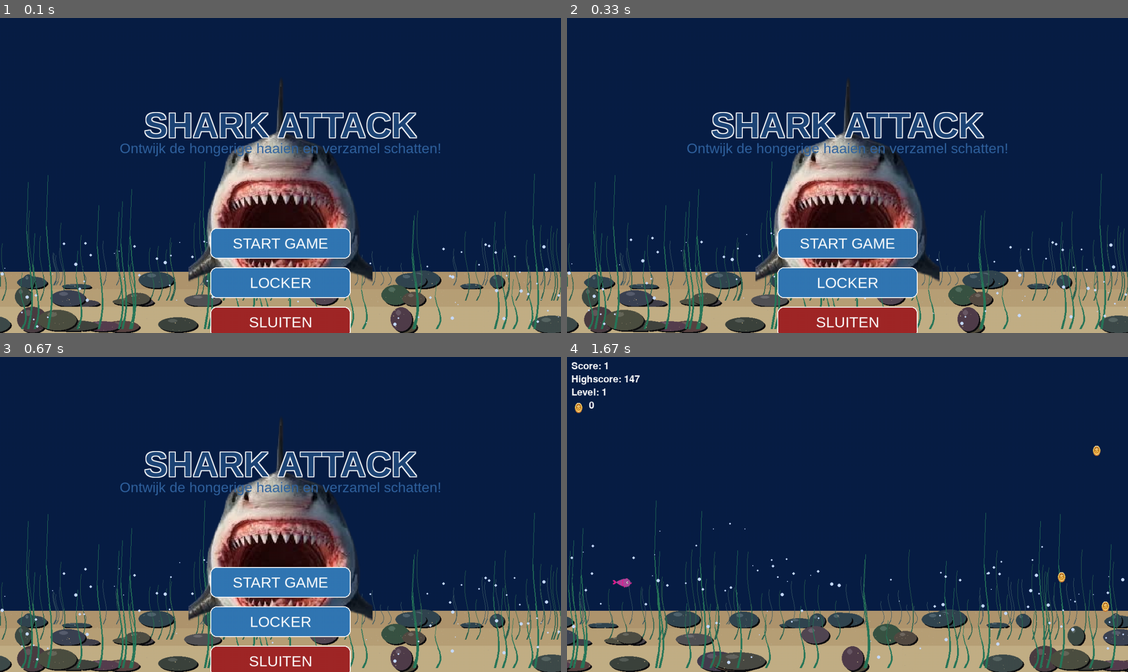
Above: before the commit, frames 1-4 (two rows, left to right).
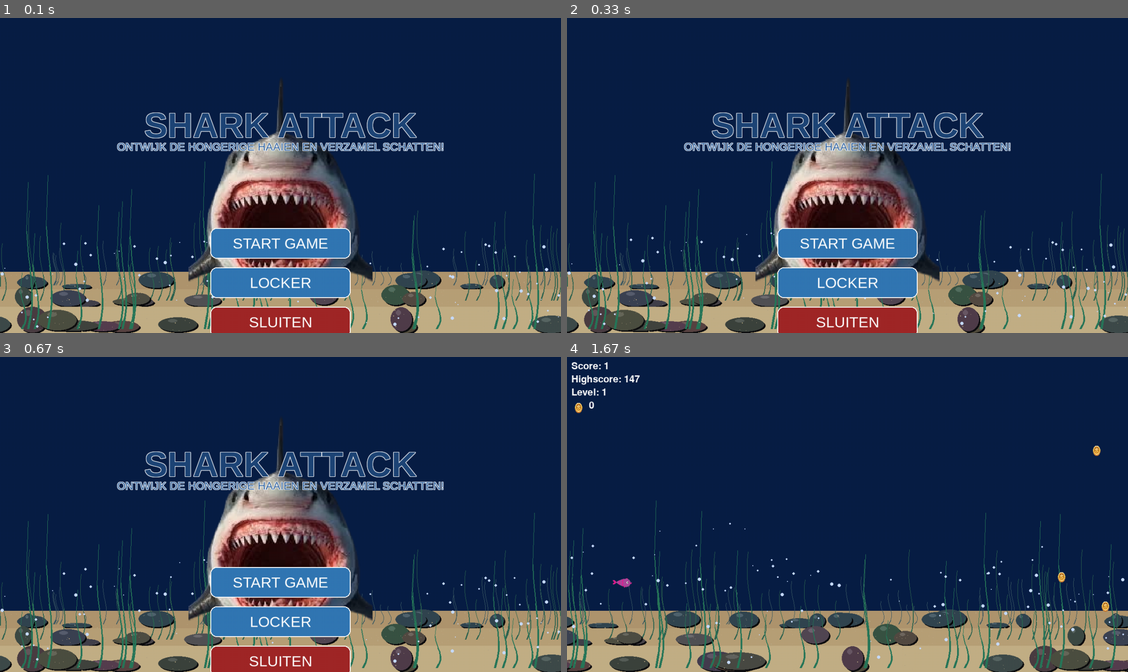
Above: after the commit, the same moments.

Repository: UCLL-introproject-2526/projectweek-46-alibi
Game: pygame game, started from main.py
Two runs of this game, one before a commit and one after it. Both use one fixed random seed, a clock stepped at 60 frames per second and the inputs below.
Inputs (mouse positions are in pixels of both pictures, inside the frame that each line leads up to):
- Up to frame 1 (0.1 s): no input
- Up to frame 2 (0.33 s): no input
- Up to frame 3 (0.67 s): no input
- Up to frame 4 (1.67 s): click "START GAME" at 0.88 s; hold Down 1.17-1.63 s; move the mouse to (1027, 505) at 1.2 s

The runs differ from the first frame. In frame 1, 2.1% of the frame differs, in the area x 20-80%, y 29-44%; in frame 2, 2.1%; in frame 3, 2.1%; in frame 4, nothing differs.

Commit message:
sub title

Diff:
--- a/homescreen.py
+++ b/homescreen.py
@@ -8,11 +8,13 @@
 #   OUTLINED TEKST
 # --------------------------------
 def draw_outlined_text(screen, text, font, color, outline_color, pos):
-    for dx in [-2, 0, 2]:
-        for dy in [-2, 0, 2]:
+    for dx in [-1, 0, 1]:
+        for dy in [-1, 0, 1]:
             if dx != 0 or dy != 0:
                 outline = font.render(text, True, outline_color)
                 screen.blit(outline, (pos[0] + dx, pos[1] + dy))
+
+
     screen.blit(font.render(text, True, color), pos)
 
 
@@ -40,7 +42,7 @@
 
     # ---------- UI ----------
     title_font = pygame.font.SysFont("arialblack", 72)
-    sub_font = pygame.font.SysFont("arial", 32)
+    sub_font = pygame.font.SysFont("arial", 25)
     button_font = pygame.font.SysFont("arial", 34)
 
     start_button  = pygame.Rect(WIDTH//2 - 160, HEIGHT//2 + 120, 320, 70)
@@ -101,13 +103,20 @@
             (title_x, 200)
         )
 
-        subtitle = sub_font.render(
-            "Ontwijk de hongerige haaien en verzamel schatten!",
-            True,
-            (50, 100, 160)
+        subtitle_text = "ONTWIJK DE HONGERIGE HAAIEN EN VERZAMEL SCHATTEN!"
+
+
+        draw_outlined_text(
+            screen,
+            subtitle_text,
+            sub_font,
+            (50, 100, 160),   # tekstkleur
+            (255, 255, 255),  # witte rand (zelfde als titel)
+            (WIDTH//2 - sub_font.size(subtitle_text)[0]//2, 280)
         )
-        screen.blit(subtitle,
-                    (WIDTH//2 - subtitle.get_width()//2, 280))
+
+
+
 
         # ===== KNOPPEN =====
         for rect, text in [
